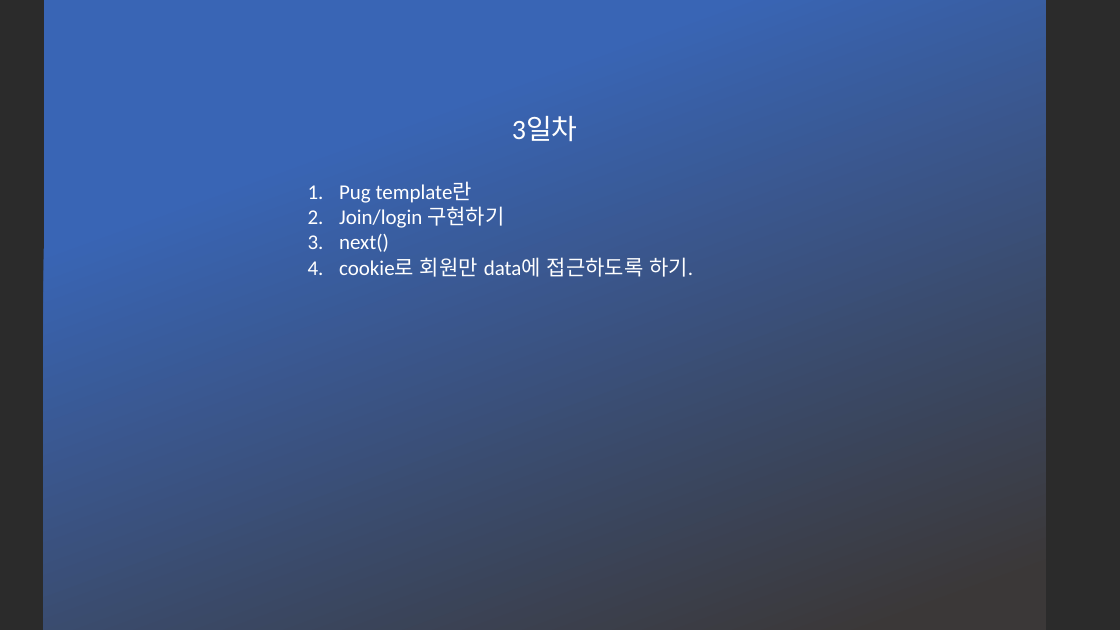
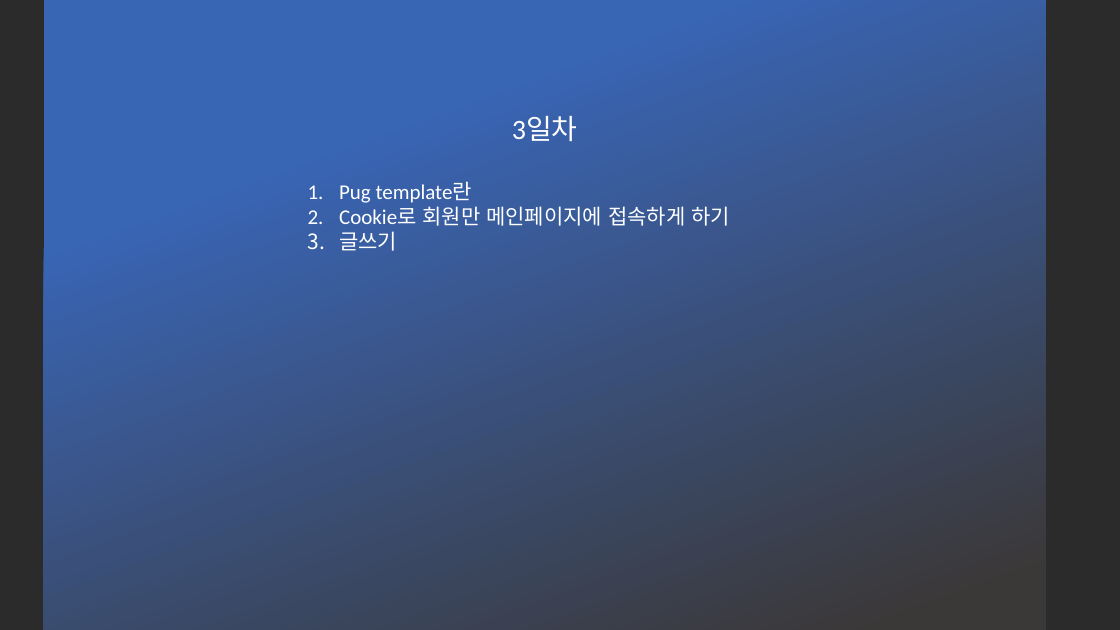
Before and after one commit to DaeguDude/jasmine, a slide deck: slide 4 of Jasmin_hokeys/Express/express-1.pptx. Drawn at 1120x630 pixels with LibreOffice and Linux fonts; fonts in the diff are those of the drawing; background and template pictures are left out; a plain dark background stands for a picture behind light text. Boxes give left, top, right and bottom in pixels: in the first picture for what was removed or moved away, otherwise in the second. Text is boxed around its words. In the diff, an @@ line names an element or a change of style, - is before the commit and + after.

```diff
--- a/Jasmin_hokeys/Express/express-1.pptx
+++ b/Jasmin_hokeys/Express/express-1.pptx
@@ text at box(339, 206, 730, 251): text changed @@
-2. Join/login 구현하기
-3. next()
-4. cookie로 회원만 data에 접근하도록 하기.
+2. Cookie로 회원만 메인페이지에 접속하게 하기
+3. 글쓰기
```
Also in this commit, not shown: 1 other slide changed, 4 other files.
